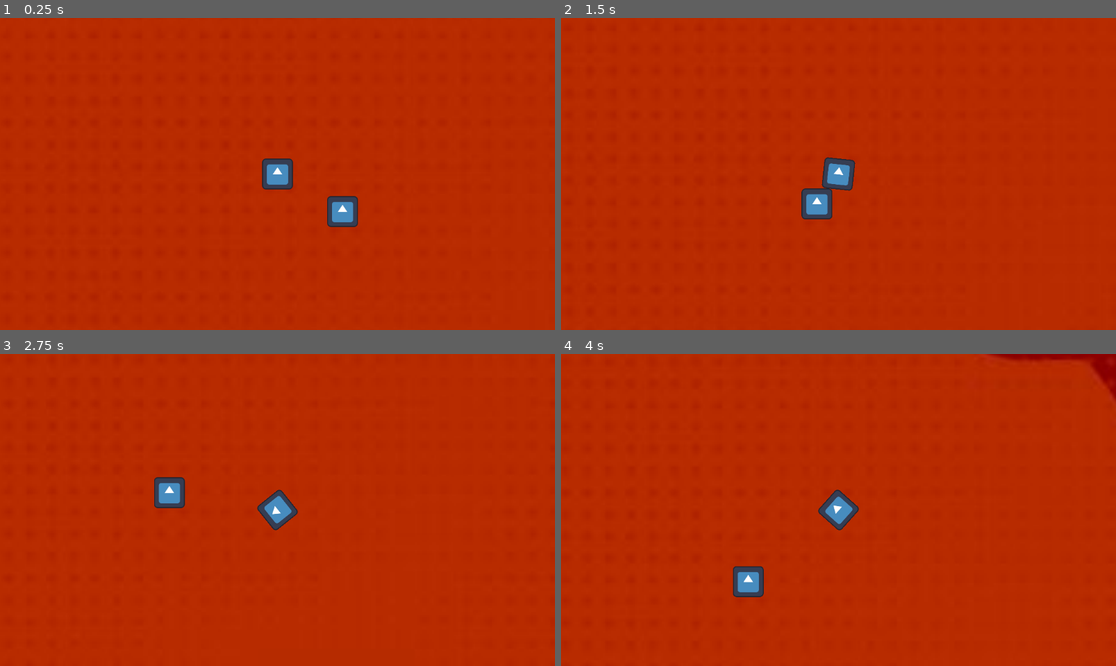
Above: before the commit, frames 1-4 (two rows, left to right).
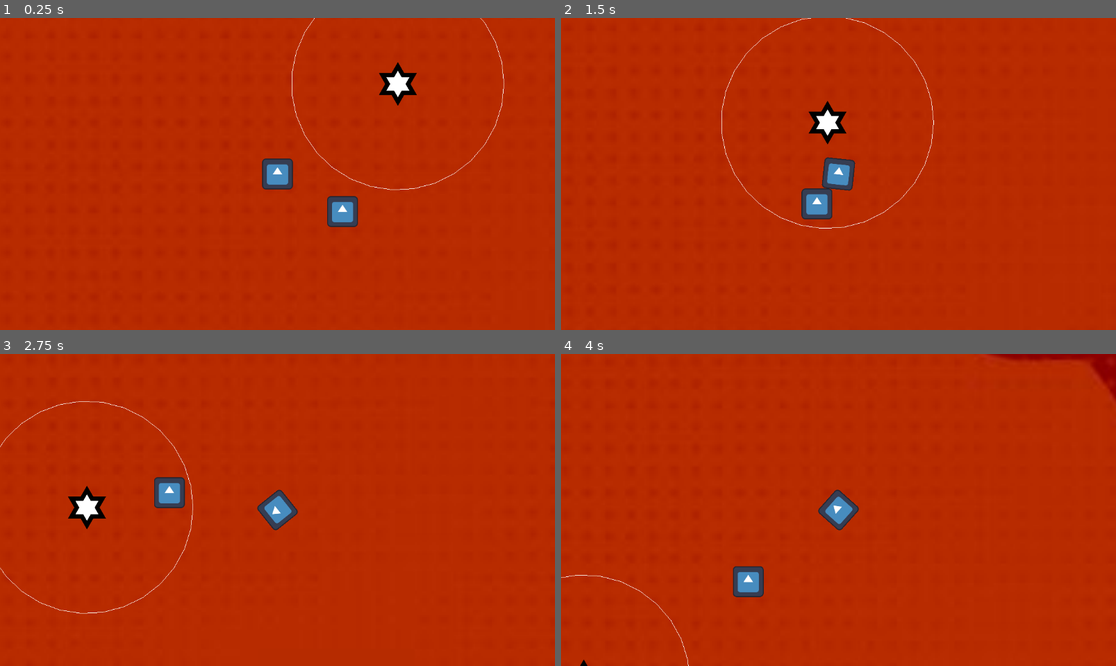
Above: after the commit, the same moments.

Repository: MarkusSecundus/GlobalJam_2026
Game: Godot game, scene res://maps/test_map.tscn
Same seed, same stepped clock (60 frames per second), same inputs: the game is played once before the commit and once after it. The engine's default icon, where the game draws it, is replaced by a stand-in: a white triangle on a blue panel in a dark square.
Inputs:
- Up to frame 1 (0.25 s): no input
- Up to frame 2 (1.5 s): tap Enter at 0.5 s; hold D (Right) 0.53-1.28 s; hold S (Down) from 1.28 s (still down)
- Up to frame 3 (2.75 s): release S (Down) at 2.03 s; hold D (Right) from 2.03 s (still down)
- Up to frame 4 (4 s): release D (Right) at 2.78 s; hold W (Up) 2.78-3.53 s; hold A (Left) from 3.53 s (still down)

The runs differ from the first frame. In frame 1, 0.7% of the frame differs, in the area x 52-91%, y 0-56%; in frame 2, 0.8%, in the area x 28-68%, y 0-68%; in frame 3, 0.8%; in frame 4, 0.1%.

Commit message:
enemy "attack"

Diff:
--- a/maps/test_map.tscn
+++ b/maps/test_map.tscn
@@ -3,7 +3,8 @@
 [ext_resource type="Texture2D" uid="uid://d16sb2x7af6pu" path="res://textures/maps/test_map_background.jpg" id="1_42yok"]
 [ext_resource type="Texture2D" uid="uid://b260c3nadfxfo" path="res://icon.svg" id="1_b71ab"]
 [ext_resource type="PackedScene" uid="uid://c3xj4b6hkd2v5" path="res://prefabs/player.tscn" id="1_pwco0"]
-[ext_resource type="PackedScene" uid="uid://cf6kkabslbkhh" path="res://prefabs/infection_point.tscn" id="4_42yok"]
+[ext_resource type="PackedScene" path="res://prefabs/infection_point.tscn" id="4_42yok"]
+[ext_resource type="PackedScene" uid="uid://du722lvirlpxx" path="res://prefabs/enemy.tscn" id="5_cabd0"]
 
 [sub_resource type="RectangleShape2D" id="RectangleShape2D_b71ab"]
 size = Vector2(128, 127)
@@ -39,3 +40,6 @@
 
 [node name="InfectionPoint" parent="." unique_id=1551551606 instance=ExtResource("4_42yok")]
 position = Vector2(677, -1310)
+
+[node name="Enemy" parent="." unique_id=829923330 instance=ExtResource("5_cabd0")]
+position = Vector2(499, -375)
--- a/prefabs/enemy.gd
+++ b/prefabs/enemy.gd
@@ -1,10 +1,24 @@
 extends RigidBody2D
+
+# if nonzero = moving towards the player
+var attack_dir: Vector2 = Vector2.ZERO
 
 
 # Called when the node enters the scene tree for the first time.
 func _ready() -> void:
 	pass # Replace with function body.
 
+func _physics_process(delta: float) -> void:
+	if attack_dir.length_squared() > 0:
+		apply_central_impulse(500.0 * attack_dir)
+		attack_dir = Vector2.ZERO
+	pass
+
+func _draw() -> void:
+	draw_arc($PlayerDamageArea.position,
+			$PlayerDetectArea/CollisionShape2D.shape.radius,
+			0, TAU, 32, Color.WHITE)
+	pass
 
 # Called every frame. 'delta' is the elapsed time since the previous frame.
 func _process(delta: float) -> void:
@@ -12,8 +26,10 @@
 
 
 func _on_player_damage_area_body_entered(body: Node2D) -> void:
+	pass # Replace with function body.
+
+
+func _on_player_detect_area_body_entered(body: Node2D) -> void:
 	if NodeUtils.get_ancestor_of_type(body, Player):
-		print("... and it was player!")
-		pass
-
+		attack_dir = (body.global_position - self.position).normalized()
 	pass # Replace with function body.
--- a/prefabs/enemy.tscn
+++ b/prefabs/enemy.tscn
@@ -41,8 +41,10 @@
 shape = SubResource("CircleShape2D_6n8dw")
 
 [node name="PlayerDamageArea" type="Area2D" parent="." unique_id=472458050]
+metadata/_edit_lock_ = true
 
 [node name="CollisionShape2D" type="CollisionShape2D" parent="PlayerDamageArea" unique_id=969782620]
 shape = SubResource("CircleShape2D_yfjof")
 
+[connection signal="body_entered" from="PlayerDetectArea" to="." method="_on_player_detect_area_body_entered"]
 [connection signal="body_entered" from="PlayerDamageArea" to="." method="_on_player_damage_area_body_entered"]
